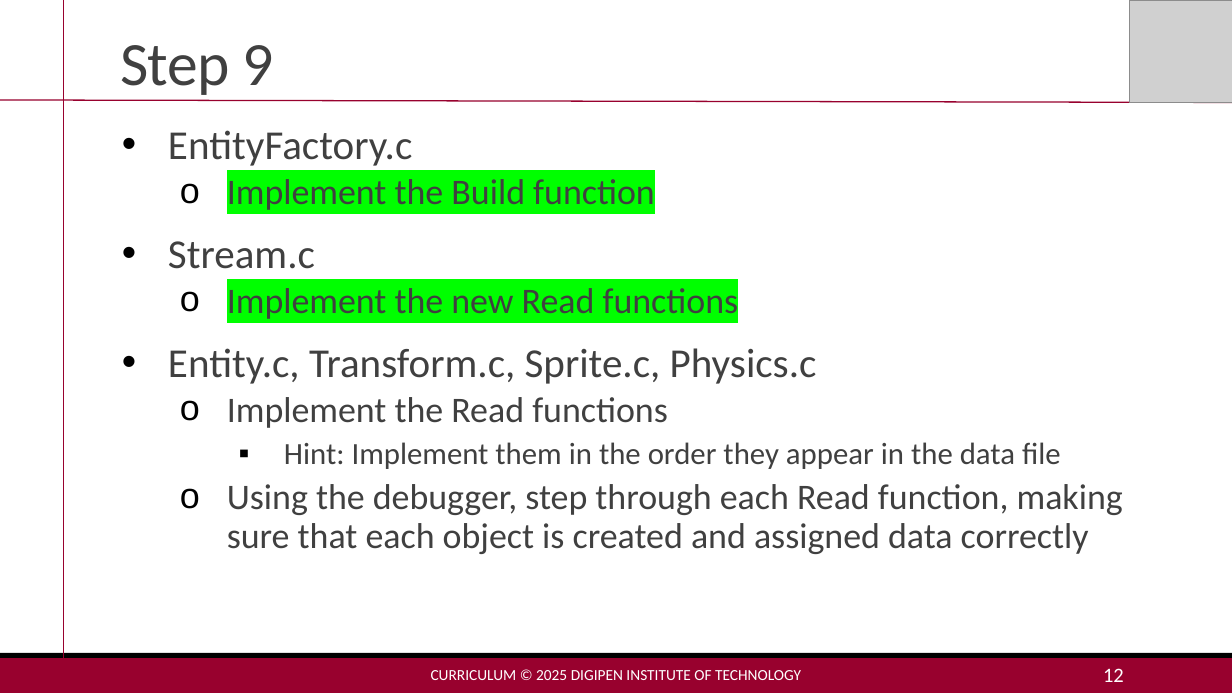
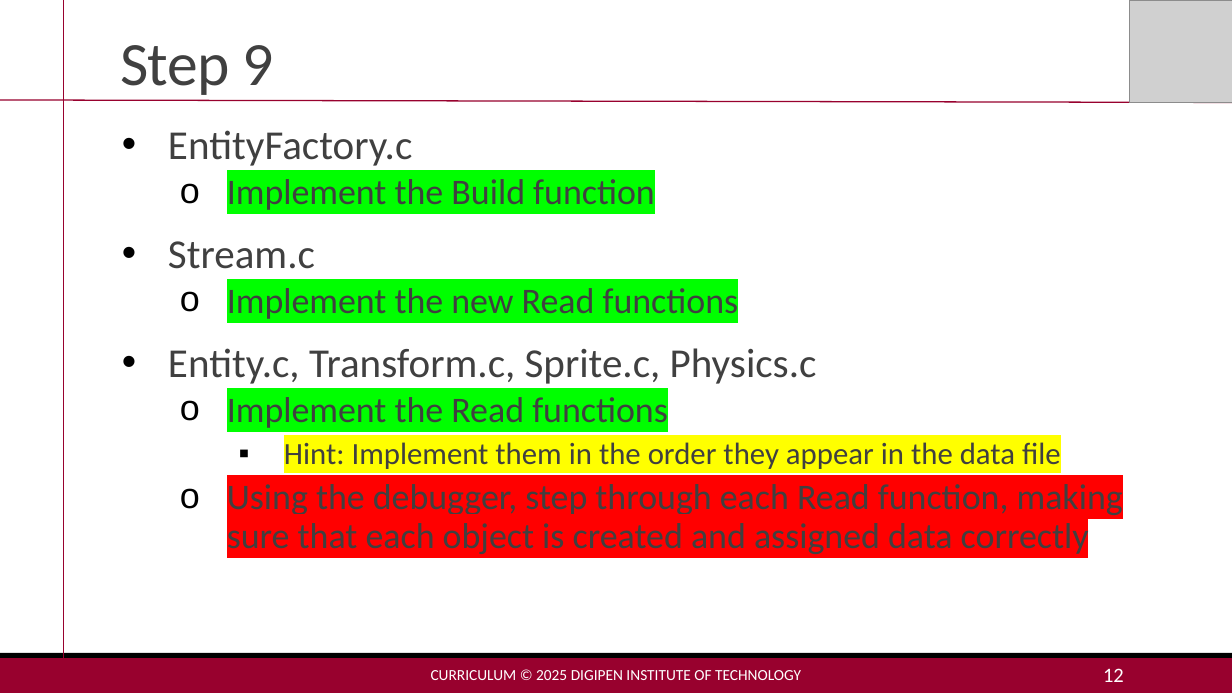
Before and after one commit to MakoJBryant/cs-230-project-game-engine, a slide deck: slide 12 of Project2-Lecture.pptx. Drawn at 1232x693 pixels with LibreOffice and Linux fonts; fonts in the diff are those of the drawing; grey boxes stand for pictures. Boxes give left, top, right and bottom in pixels: in the first picture for what was removed or moved away, otherwise in the second. Text is boxed around its words. In the diff, an @@ line names an element or a change of style, - is before the commit and + after.

Commit message:
📄 update slideshow instructions

```diff
--- a/Project2-Lecture.pptx
+++ b/Project2-Lecture.pptx
@@ text at [227,397,1123,557]: highlight none to #00FF00 in "Implement the Read functions"; highlight none to #FFFF00 in "Hint: Implement them in the order they ..."; highlight none to #FF0000 in "Using the debugger, step through each Read ..." @@
```
